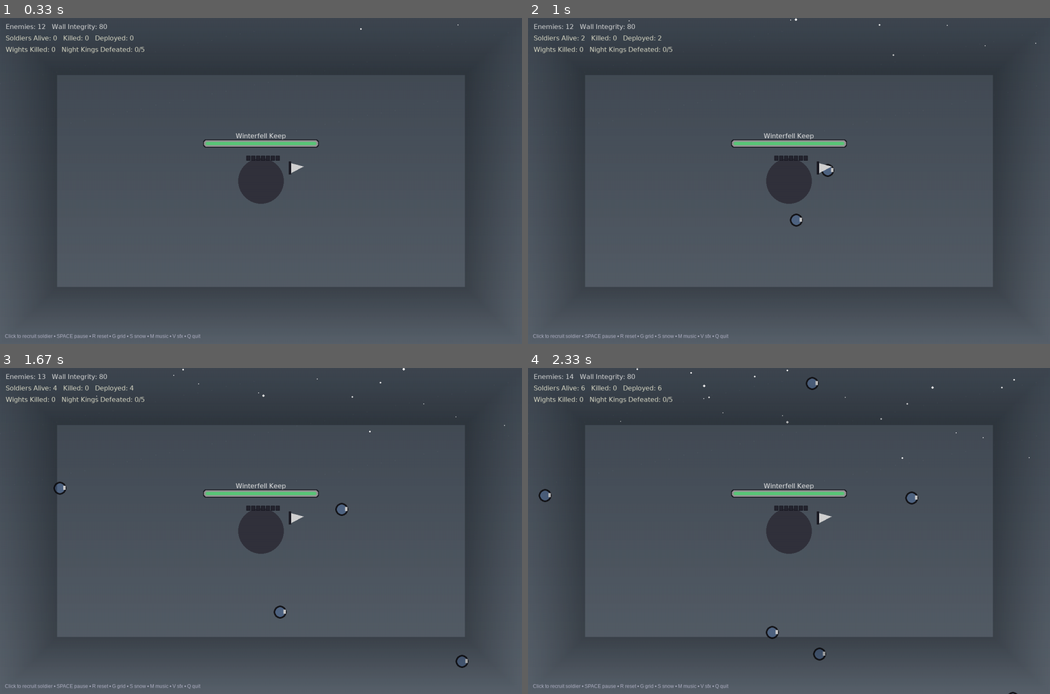
Above: before the commit, frames 1-4 (two rows, left to right).
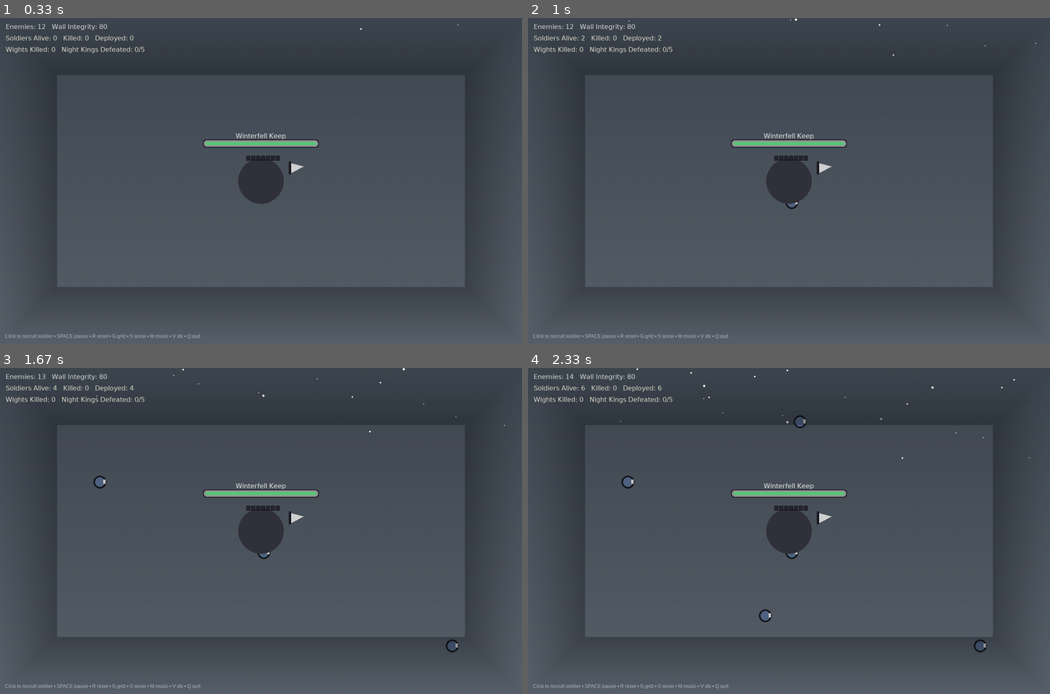
Above: after the commit, the same moments.

Repository: IslaMurtazaev/tower-defense-ai-agent
Game: pygame game, started from environment/td_pygame.py
Two runs of this game, one before a commit and one after it. Both use one fixed random seed, a clock stepped at 60 frames per second and the inputs below.
Inputs (mouse positions are in pixels of both pictures, inside the frame that each line leads up to):
- Up to frame 1 (0.33 s): no input
- Up to frame 2 (1 s): click (789, 181) at 0.38 s; click (789, 203) at 0.72 s
- Up to frame 3 (1.67 s): click (99, 482) at 1.05 s; click (454, 645) at 1.38 s
- Up to frame 4 (2.33 s): click (799, 420) at 1.72 s; click (762, 615) at 2.05 s

Frame 1 is identical in both runs. In frame 2, 0.2% of the frame differs, in the area x 49-59%, y 44-65%; in frame 3, 0.4%; in frame 4, 0.6%, in the area x 2-94%, y 2-100%.

Commit message:
Add soldier vision radius

Diff:
--- a/environment/td_pygame.py
+++ b/environment/td_pygame.py
@@ -64,6 +64,7 @@
 SOLDIER_MAX = 32
 SOLDIER_ATTACK_RANGE = 30  # contact range
 SOLDIER_BURN_DURATION = 0.1  # seconds (instant burn animation)
+SOLDIER_VISION_RADIUS = 200.0  # limited vision range
 
 # Heroes
 JON_RADIUS = 18
@@ -313,18 +314,20 @@
 class Soldier:
     def __init__(self, pos, spawn_angle=None):
         self.x, self.y = pos
+        self.original_x, self.original_y = pos  # Store original placement position
         self.phase = random.uniform(0,2*math.pi)
         self.color = SOLDIER_COLOR
         self.spawn_angle = spawn_angle if spawn_angle is not None else random.uniform(0,2*math.pi)
         self.speed = SOLDIER_SPEED
         self.cooldown = 0.0
-        # Note: per final decision, soldiers have no retreat state; they always attack nearest enemy.
-        # They do not "learn" the NK is invincible.
+        # Note: Soldiers have limited vision and return to original position when no enemies in range.
     def find_nearest_enemy(self, enemies):
+        # Only consider enemies within vision radius
         alive = [e for e in enemies if e.alive and e.spawn_delay <= 0]
-        if not alive: return None
-        alive.sort(key=lambda e: dist((self.x,self.y), e.pos()))
-        return alive[0]
+        in_vision = [e for e in alive if dist((self.x, self.y), e.pos()) <= SOLDIER_VISION_RADIUS]
+        if not in_vision: return None
+        in_vision.sort(key=lambda e: dist((self.x,self.y), e.pos()))
+        return in_vision[0]
     def move_toward(self, tx, ty, dt, factor=1.0):
         dx = tx - self.x; dy = ty - self.y
         d = math.hypot(dx,dy)
@@ -333,16 +336,15 @@
             self.x += nx * self.speed * dt * factor
             self.y += ny * self.speed * dt * factor
     def step(self, dt, enemies, burns, sound_engine, stats):
-        # Always look for nearest enemy (wight or NK)
+        # Look for nearest enemy within vision radius
         if self.cooldown > 0:
             self.cooldown -= dt
         target = self.find_nearest_enemy(enemies)
         if target is None:
-            # wander slightly around base rim
-            rim_x = BASE_POS[0] + math.cos(self.spawn_angle) * (BASE_RADIUS + 72)
-            rim_y = BASE_POS[1] + math.sin(self.spawn_angle) * (BASE_RADIUS + 72)
-            # gentle approach to rim
-            self.move_toward(rim_x + math.sin(self.phase)*8, rim_y + math.cos(self.phase)*8, dt, factor=0.7)
+            # No enemies in vision - return to original placement position
+            d_to_origin = dist((self.x, self.y), (self.original_x, self.original_y))
+            if d_to_origin > 5:  # Only move if not already at original position
+                self.move_toward(self.original_x, self.original_y, dt, factor=0.5)
             return (False, None, None, None)
         tx, ty = target.pos()
         d = dist((self.x,self.y), (tx,ty))
